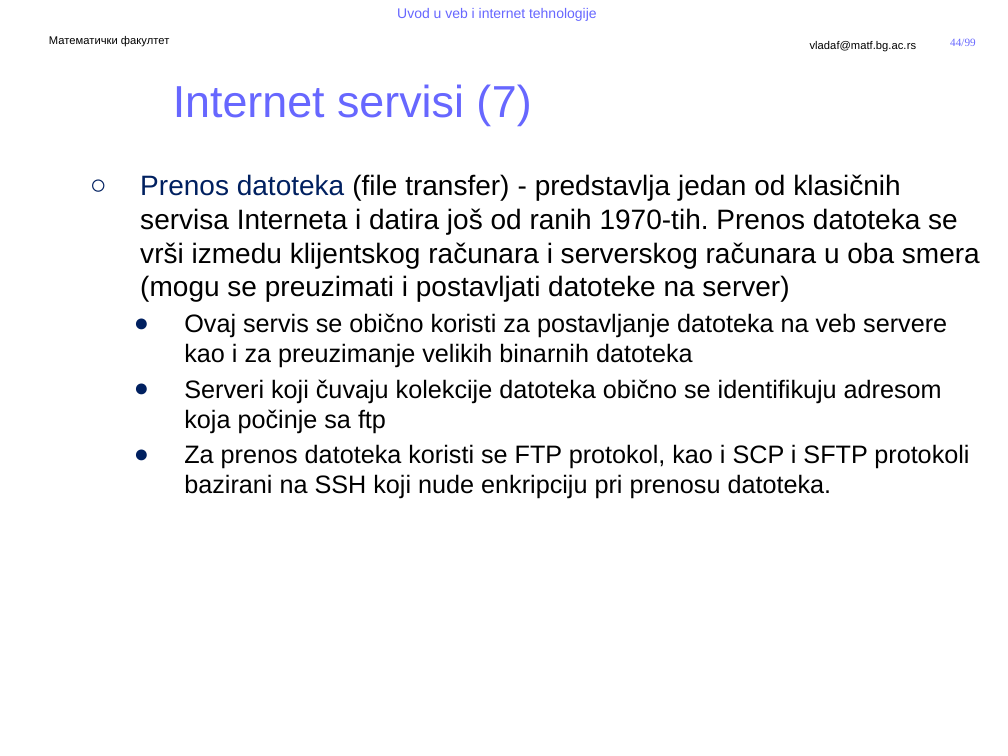
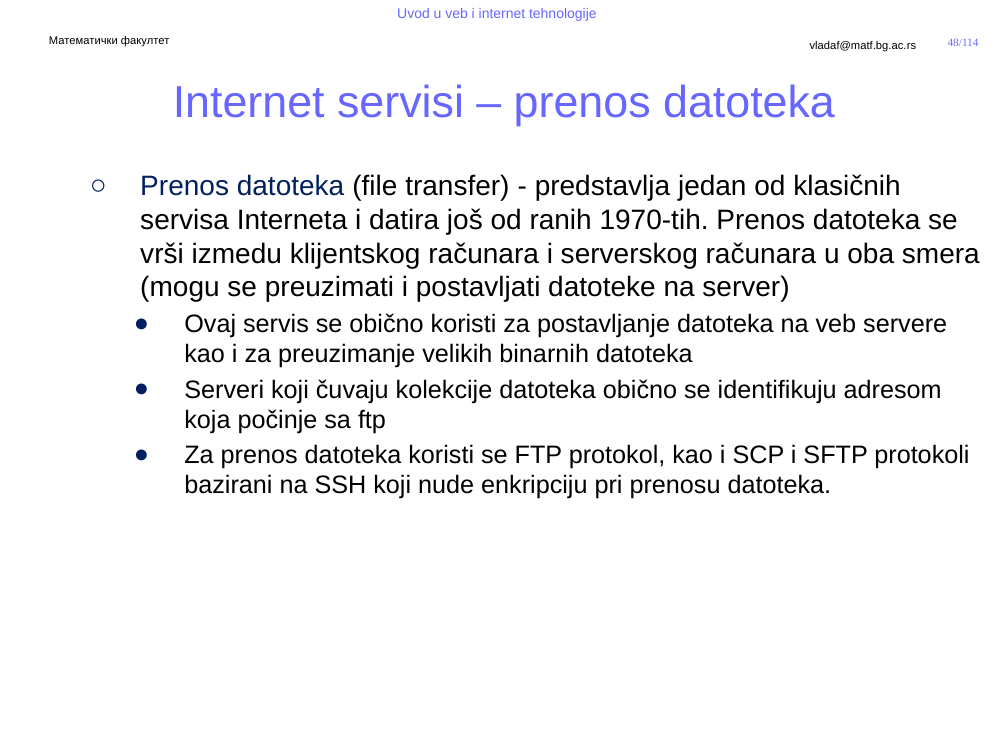
Before and after one commit to MatfUVIT/info, a slide deck: slide 48 of predavanja/prezentacije/UVIT01-02-Uvod u Internet.pptx (slide 44 before the commit). Drawn at 1008x756 pixels with LibreOffice and Linux fonts; fonts in the diff are those of the drawing; background and template pictures are left out. Boxes give left, top, right and bottom in pixels: in the first picture for what was removed or moved away, otherwise in the second. Text is boxed around its words. In the diff, an @@ line names an element or a change of style, - is before the commit and + after.

```diff
--- a/predavanja/prezentacije/UVIT01-02-Uvod u Internet.pptx
+++ b/predavanja/prezentacije/UVIT01-02-Uvod u Internet.pptx
@@ page number added at (x1=948, y1=38, x2=979, y2=46), 8 pt, text #6767FF @@
+48/114
@@ page number removed at (x1=950, y1=38, x2=976, y2=46) @@
-44/99
@@ title at (x1=173, y1=84, x2=835, y2=126): text changed @@
-Internet servisi (7)
+Internet servisi – prenos datoteka
```
Also in this commit, not shown: 74 other slides changed, 15 slides added, 9 other files.
